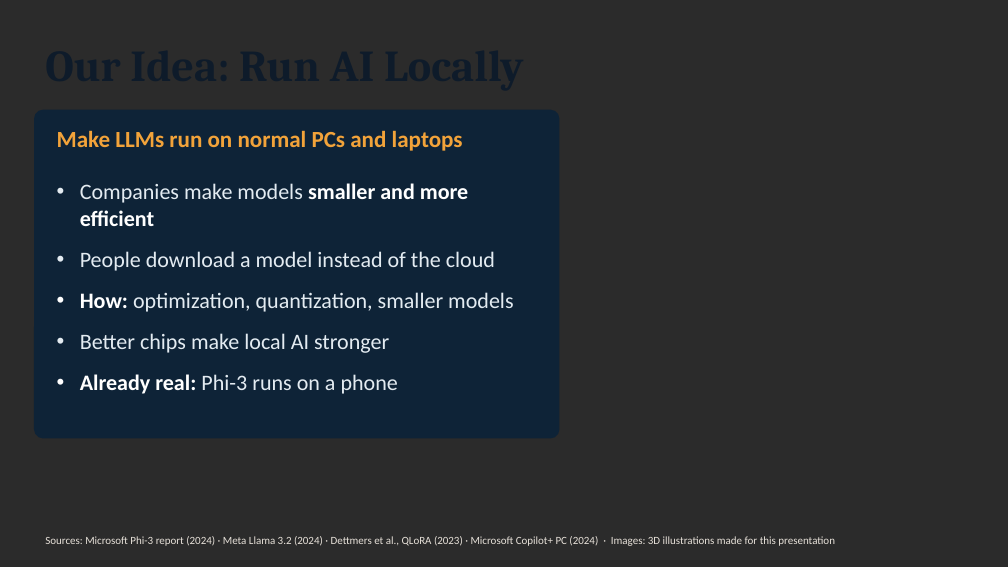
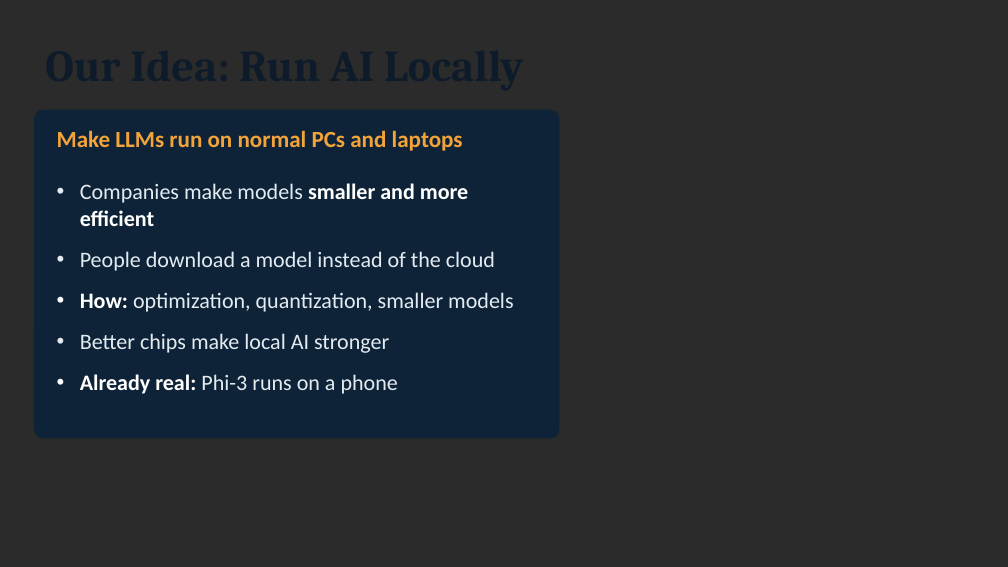
Before and after one commit to dekelelely/dekel12, a slide deck: slide 5 of ai-water-deck.pptx. Drawn at 1008x567 pixels with LibreOffice and Linux fonts; fonts in the diff are those of the drawing; background and template pictures are left out; a plain dark background stands for a picture behind light text. Boxes give left, top, right and bottom in pixels: in the first picture for what was removed or moved away, otherwise in the second. Text is boxed around its words. In the diff, an @@ line names an element or a change of style, - is before the commit and + after.

```diff
--- a/ai-water-deck.pptx
+++ b/ai-water-deck.pptx
@@ text removed at bbox=[45, 536, 835, 546] @@
-Sources: Microsoft Phi-3 report (2024) · Meta Llama 3.2 (2024) · Dettmers et al., QLoRA (2023) · Microsoft Copilot+ PC (2024) · Images: 3D illustrations made for this presentation
```
Also in this commit, not shown: 5 other slides changed, 3 other files.
